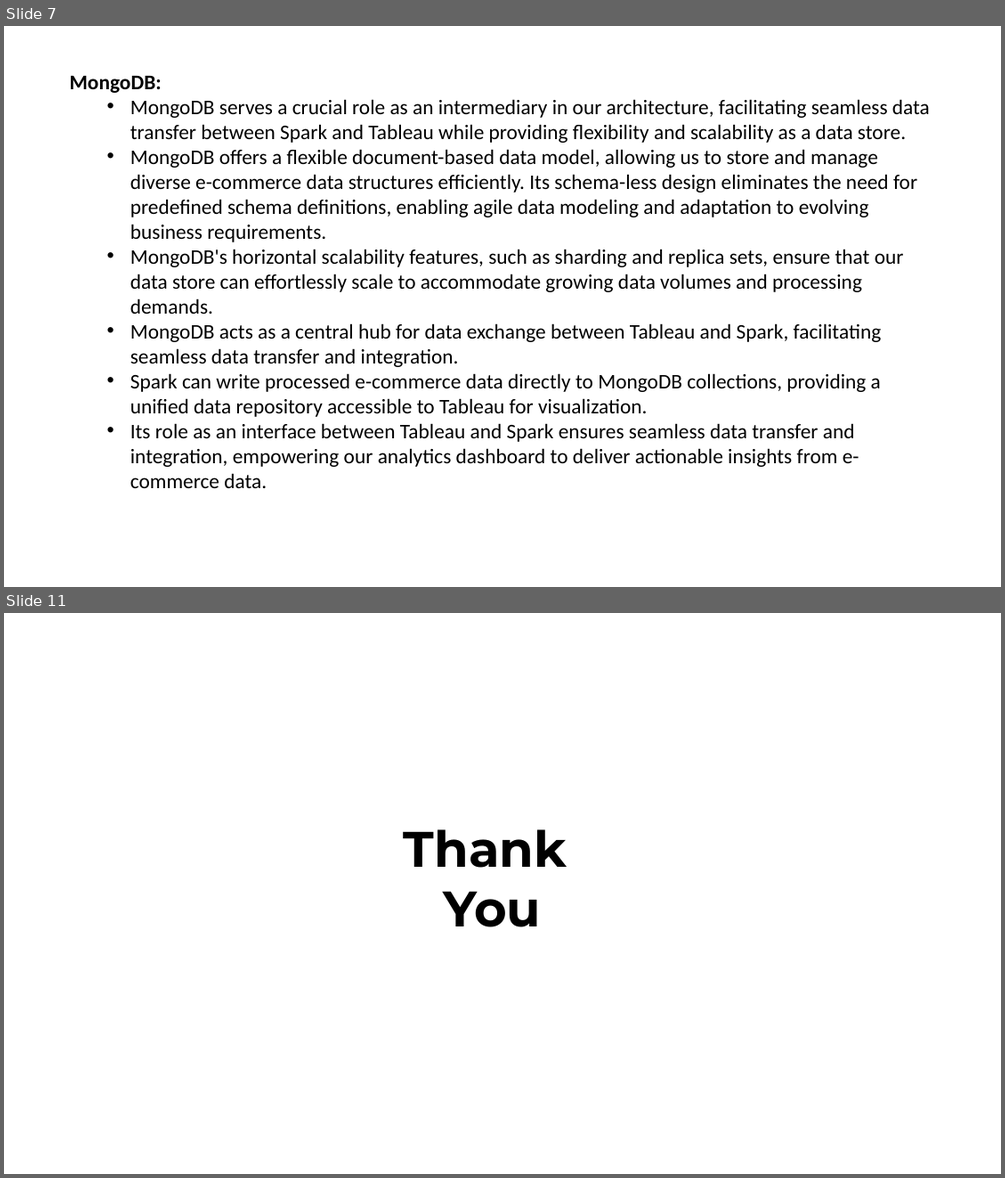
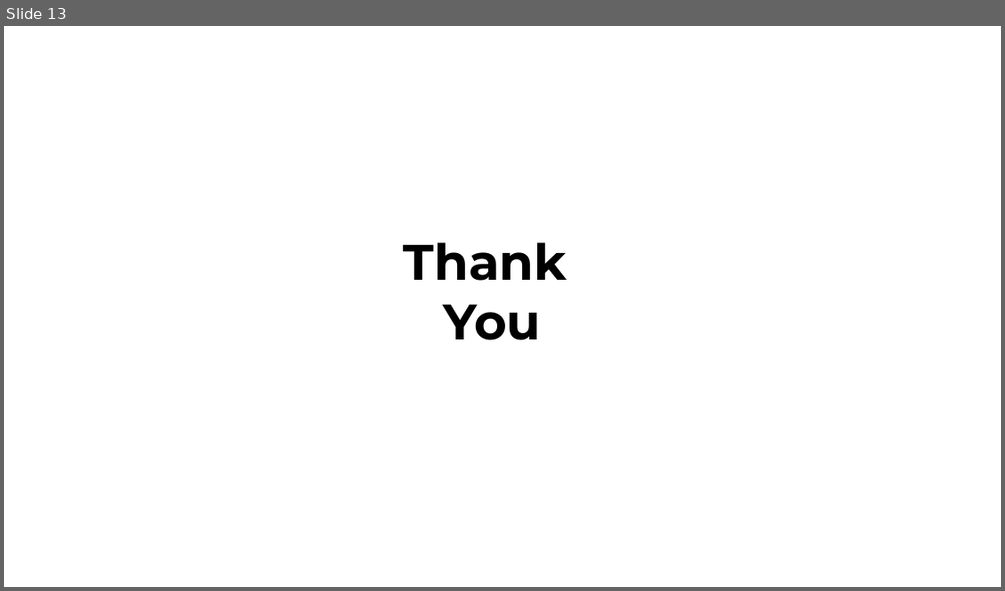
Before and after one commit to rushi0611/Real-Time-E-Commerce-Dashboard, a slide deck: Revised_Project_PPT.pptx. Shown one above the other, each under a label of ours: slides 7 and 11 before the commit, slide 13 after it; the slides between them are not shown. The pictures are 1005x1178 and 1005x591 pixels, drawn with LibreOffice and Linux fonts; fonts in the diff are those of the drawing. Boxes give left, top, right and bottom in pixels: in the first picture for what was removed or moved away, otherwise in the second. Text is boxed around its words. In the diff, an @@ line names an element or a change of style, - is before the commit and + after.

```diff
--- a/Revised_Project_PPT.pptx
+++ b/Revised_Project_PPT.pptx
@@ slide 7 removed at (x1=4, y1=26, x2=1001, y2=587), background #FFFFFF @@
@@ text removed at (x1=70, y1=76, x2=930, y2=488) @@
-MongoDB:
-  • MongoDB serves a crucial role as an intermediary in our architecture, facilitating seamless data transfer between Spark and Tableau while providing flexibility and scalability as a data store.
-  • MongoDB offers a flexible document-based data model, allowing us to store and manage diverse e-commerce data structures efficiently. Its schema-less design eliminates the need for predefined schema definitions, enabling agile data modeling and adaptation to evolving business requirements.
-  • MongoDB's horizontal scalability features, such as sharding and replica sets, ensure that our data store can effortlessly scale to accommodate growing data volumes and processing demands.
-  • MongoDB acts as a central hub for data exchange between Tableau and Spark, facilitating seamless data transfer and integration.
-  • Spark can write processed e-commerce data directly to MongoDB collections, providing a unified data repository accessible to Tableau for visualization.
-  • Its role as an interface between Tableau and Spark ensures seamless data transfer and integration, empowering our analytics dashboard to deliver actionable insights from e-commerce data.
@@ what was slide 11 is now slide 13 @@
```
Also in this commit, not shown: 5 slides changed, 7 slides added, 4 other slides removed.
